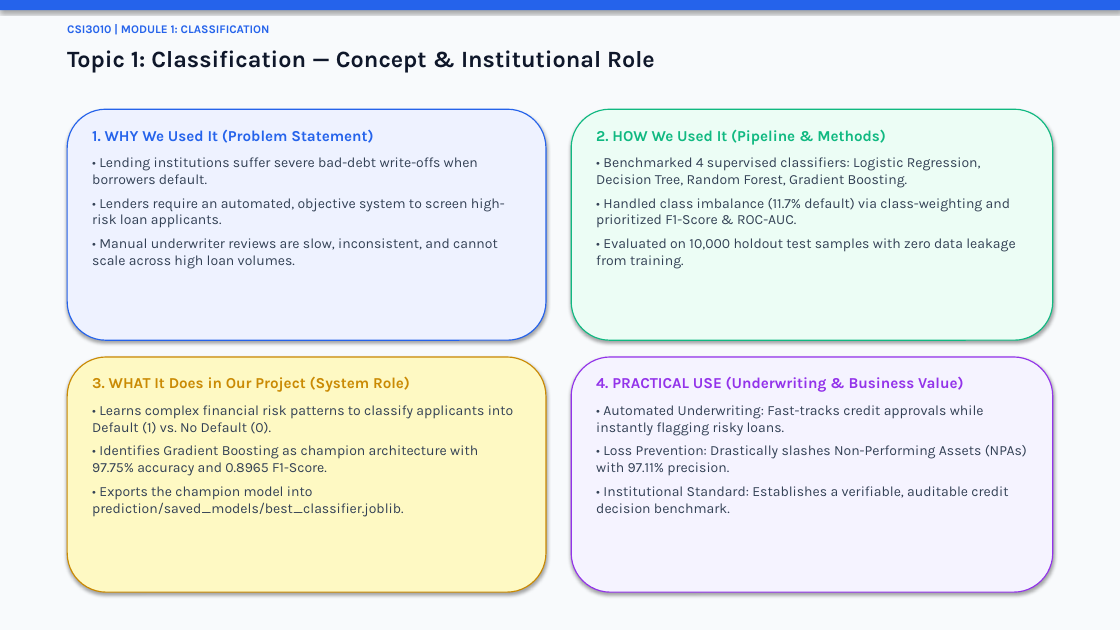
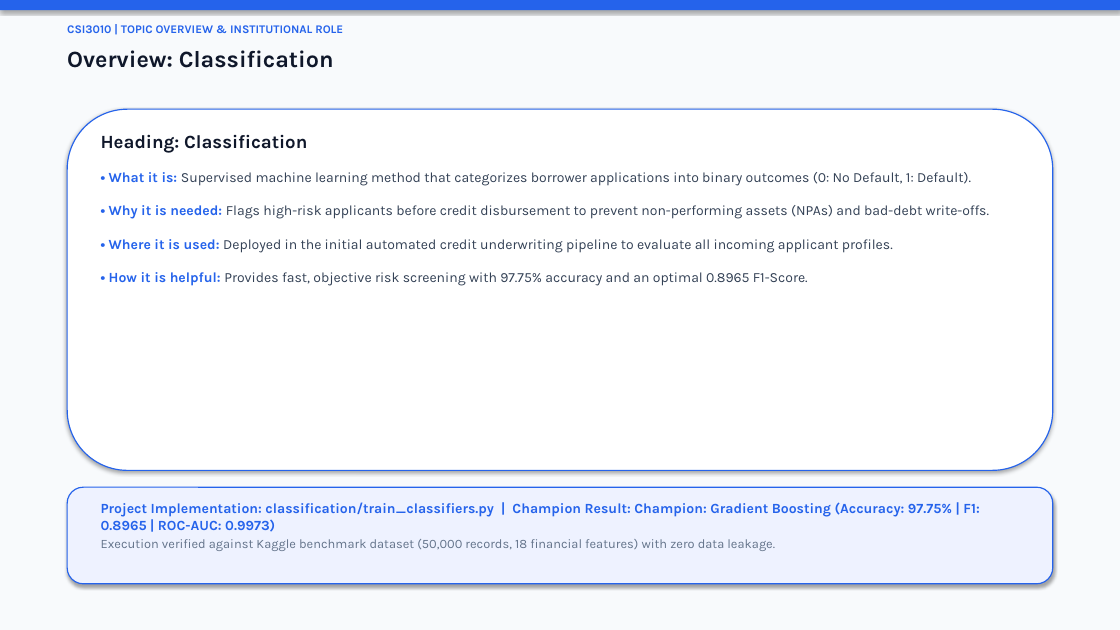
Before and after one commit to MahaprabhuK/Byte_Brigades_Loan_Default, a slide deck: slide 3 of Review2_ByteBrigades_LoanDefault.pptx. Drawn at 1120x630 pixels with LibreOffice and Linux fonts; fonts in the diff are those of the drawing. Boxes give left, top, right and bottom in pixels: in the first picture for what was removed or moved away, otherwise in the second. Text is boxed around its words. In the diff, an @@ line names an element or a change of style, - is before the commit and + after.

Commit message:
fix(presentation): resolve confusion matrix title overlap & format topic intros with exact What/Why/Where/How bullet structure

```diff
--- a/Review2_ByteBrigades_LoanDefault.pptx
+++ b/Review2_ByteBrigades_LoanDefault.pptx
@@ text at box(67, 25, 343, 33): text changed @@
-CSI3010 | MODULE 1: CLASSIFICATION
+CSI3010 | TOPIC OVERVIEW & INSTITUTIONAL ROLE
@@ text at box(67, 50, 334, 68): text changed @@
-Topic 1: Classification — Concept & Institutional Role
+Overview: Classification
@@ rounded rectangle: place and size @@
-rounded rectangle at box(67, 109, 546, 340)
+rounded rectangle at box(67, 109, 1053, 471)
@@ rounded rectangle at box(67, 109, 1053, 471): fill #EEF2FF to #FFFFFF @@
@@ text at box(101, 134, 989, 286): text changed @@
-1. WHY We Used It (Problem Statement)
-• Lending institutions suffer severe bad-debt write-offs when borrowers default.
-• Lenders require an automated, objective system to screen high-risk loan applicants.
-• Manual underwriter reviews are slow, inconsistent, and cannot scale across high loan volumes.
+Heading: Classification
+• What it is: Supervised machine learning method that categorizes borrower applications into binary outcomes (0: No Default, 1: Default).
+• Why it is needed: Flags high-risk applicants before credit disbursement to prevent non-performing assets (NPAs) and bad-debt write-offs.
+• Where it is used: Deployed in the initial automated credit underwriting pipeline to evaluate all incoming applicant profiles.
+• How it is helpful: Provides fast, objective risk screening with 97.75% accuracy and an optimal 0.8965 F1-Score.
@@ rounded rectangle removed at box(67, 357, 546, 592) @@
@@ rounded rectangle removed at box(571, 357, 1053, 592) @@
@@ text removed at box(92, 376, 513, 517) @@
-3. WHAT It Does in Our Project (System Role)
-• Learns complex financial risk patterns to classify applicants into Default (1) vs. No Default (0).
-• Identifies Gradient Boosting as champion architecture with 97.75% accuracy and 0.8965 F1-Score.
-• Exports the champion model into prediction/saved_models/best_classifier.joblib.
@@ text removed at box(596, 377, 1027, 513) @@
-4. PRACTICAL USE (Underwriting & Business Value)
-• Automated Underwriting: Fast-tracks credit approvals while instantly flagging risky loans.
-• Loss Prevention: Drastically slashes Non-Performing Assets (NPAs) with 97.11% precision.
-• Institutional Standard: Establishes a verifiable, auditable credit decision benchmark.
@@ rounded rectangle: place and size @@
-rounded rectangle at box(571, 109, 1053, 340)
+rounded rectangle at box(67, 487, 1053, 584)
@@ rounded rectangle at box(67, 487, 1053, 584): fill #ECFDF5 to #EEF2FF; outline #10B981 1 pt to #2563EB 1 pt @@
@@ text at box(101, 502, 979, 551): text changed; text colour #334155 to #2563EB; bold on @@
-2. HOW We Used It (Pipeline & Methods)
-• Benchmarked 4 supervised classifiers: Logistic Regression, Decision Tree, Random Forest, Gradient Boosting.
-• Handled class imbalance (11.7% default) via class-weighting and prioritized F1-Score & ROC-AUC.
-• Evaluated on 10,000 holdout test samples with zero data leakage from training.
+Project Implementation: classification/train_classifiers.py | Champion Result: Champion: Gradient Boosting (Accuracy: 97.75% | F1: 0.8965 | ROC-AUC: 0.9973)
+Execution verified against Kaggle benchmark dataset (50,000 records, 18 financial features) with zero data leakage.
```
Also in this commit, not shown: 1 other slide changed, 3 slides added, 3 slides removed, 2 other files.
